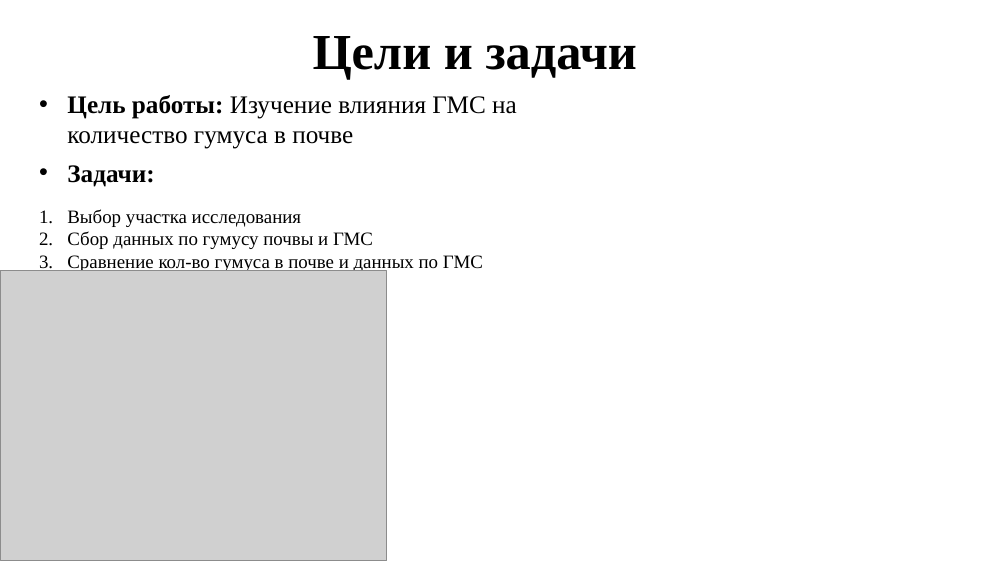
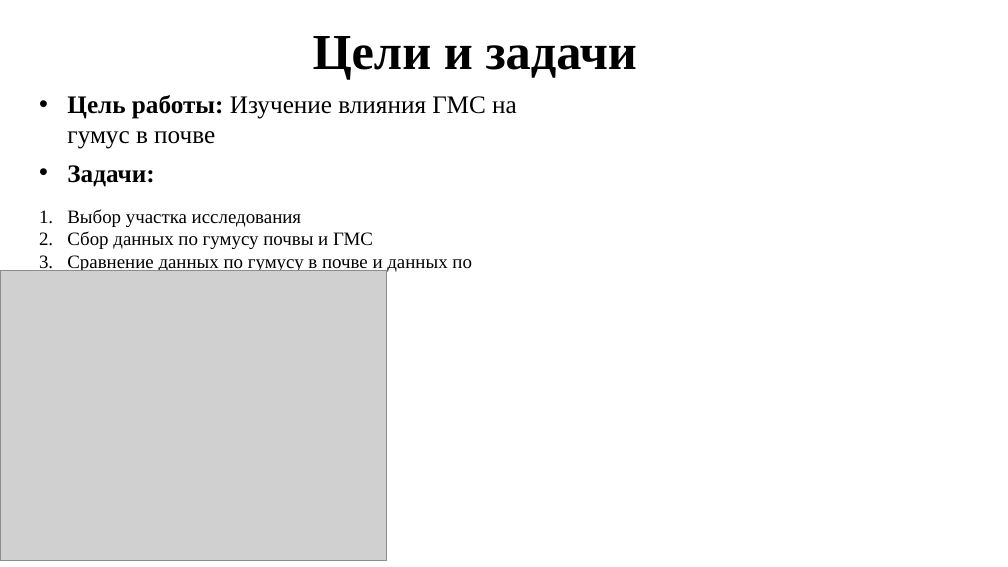
Before and after one commit to Zhabich12/PochvaZZZ, a slide deck: slide 2 of презентация PochaZZZ.pptx. Drawn at 1008x567 pixels with LibreOffice and Linux fonts; fonts in the diff are those of the drawing; grey boxes stand for pictures. Boxes give left, top, right and bottom in pixels: in the first picture for what was removed or moved away, otherwise in the second. Text is boxed around its words. In the diff, an @@ line names an element or a change of style, - is before the commit and + after.

```diff
--- a/презентация PochaZZZ.pptx
+++ b/презентация PochaZZZ.pptx
@@ text at [67,95,517,149]: text changed @@
-• Цель работы: Изучение влияния ГМС на количество гумуса в почве
+• Цель работы: Изучение влияния ГМС на гумус в почве
@@ text at [67,255,472,273]: text changed @@
-3. Сравнение кол-во гумуса в почве и данных по ГМС
+3. Сравнение данных по гумусу в почве и данных по ГМС ГМС
```
Also in this commit, not shown: 2 other slides changed, 2 slides added, 2 slides removed, 2 other files.
